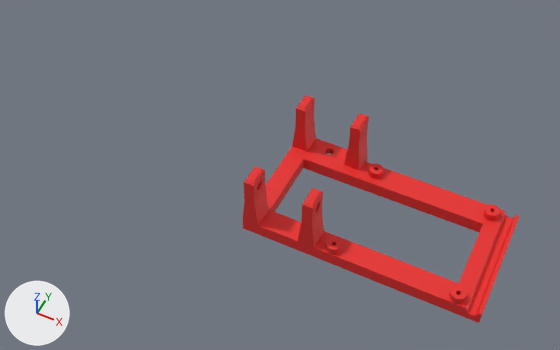
The Blender file 3d/tilter.blend: old version first, new version second.
The view is the same before and after, from a 50 mm camera at (71.0, -206.0, 268.0) aimed at (-35.0, 6.0, 3.0). Every picture has the same lights, and +X, +Y and +Z are marked at lower left.
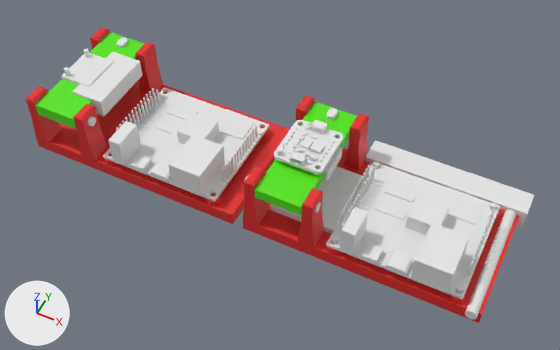
Pixel boxes [x1, y1, x2, y2] of what changed, in the pictures (560 x 350 px):
'base_pcb', shown: after [326, 161, 500, 300]
'base_pcb.001', added: after [103, 88, 269, 202]
'Cube.007', shown, added: after [36, 80, 290, 224]
'Cube.004', shown: after [365, 140, 534, 228]
'Cube.008', shown, added: after [26, 27, 163, 161]
'Cube.001', shown (green): after [255, 102, 357, 215]
'4754 BNO085 STEMMA QT', shown: after [274, 120, 343, 174]
'Cube.009', added, shown (green): after [35, 32, 144, 129]
'Cube.010', added: after [72, 52, 142, 116]
'Cube.005', shown: after [270, 166, 362, 234]
'Cylinder.005', shown: after [465, 209, 516, 319]
'Cube.006', added: after [61, 53, 114, 87]
'Cube.002', shown: after [323, 147, 342, 182]
'Cylinder.006', shown, added: after [104, 92, 269, 207]
'Cylinder', shown: after [331, 162, 497, 294]
'Cylinder.007', shown: after [326, 108, 337, 120]
'Cylinder.010', added: after [117, 38, 128, 48]
'Cylinder.009', added: after [64, 49, 90, 76]
'Cylinder.008', added: after [88, 116, 96, 127]
'Cylinder.003', shown: after [275, 124, 341, 177]
'Cylinder.002', shown: after [277, 148, 283, 156]
'Cylinder.004', shown: after [245, 176, 321, 213]

Edits to the bpy script that builds the scene:
```text
Add me_cube_009:
    me_cube_009.from_pydata([(-4.1, -5.3, -26.8), (-4.1, -5.3, -7.1), (-4.1, 0.0, -26.8), (-4.1, 0.0, -7.1), (0.0, -5.3, -26.8), (0.0, -5.3, -7.1), (0.0, 0.0, -26.8), (0.0, 0.0, -7.1)], [(7, 6)], [(0, 1, 3, 2), (4, 5, 1, 0), (2, 6, 4, 0), (7, 3, 1, 5)])
    me_cube_009.materials.append(mat_material_003)  # green #54e703
Change ob_base_pcb:
    remove ob_base_pcb.hide_set(True)
Change ob_4754_bno085_stemma_qt:
    remove ob_4754_bno085_stemma_qt.hide_set(True)
Change ob_cube_002:
    remove ob_cube_002.hide_set(True)  # its collection is switched off
Change ob_cylinder:
    remove ob_cylinder.hide_set(True)  # its collection is switched off
Change ob_cylinder_002:
    remove ob_cylinder_002.hide_set(True)  # its collection is switched off
Change ob_cube_004:
    remove ob_cube_004.hide_set(True)  # its collection is switched off
Change ob_cylinder_004:
    remove ob_cylinder_004.hide_set(True)  # its collection is switched off
Change ob_cylinder_005:
    remove ob_cylinder_005.hide_set(True)  # its collection is switched off
Change ob_cube_005:
    remove ob_cube_005.hide_set(True)  # its collection is switched off
Change ob_cylinder_007:
    remove ob_cylinder_007.hide_set(True)  # its collection is switched off
Change ob_cube_001:
    remove ob_cube_001.hide_set(True)
Change ob_cylinder_003:
    remove ob_cylinder_003.hide_set(True)
Add ob_cube_009:
    ob_cube_009 = bpy.data.objects.new('Cube.009', me_cube_009)  # modifiers BOOLEAN, MIRROR, MIRROR, BOOLEAN, BOOLEAN, BOOLEAN, BOOLEAN, BOOLEAN
    ob_cube_009.location = (-136.4, 8.7, 24.7)
    ob_cube_009.scale = (2.66, 5.61, 0.312)
Add ob_cube_010:
    ob_cube_010 = bpy.data.objects.new('Cube.010', me_cube_011)  # a box spanning x -10.0..10.0, y -10.0..10.0, z -10.0..10.0
    ob_cube_010.location = (-128.1, 8.7, 19.5)
    ob_cube_010.scale = (0.8, 1.63, 0.457)
Add ob_cylinder_008:
    ob_cylinder_008 = bpy.data.objects.new('Cylinder.008', me_cylinder_004.copy())  # the mesh of ob_cylinder_004
    ob_cylinder_008.location = (-135.4, -16.3, 19.5)
    ob_cylinder_008.scale = (1.0, 1.47, 1.47)
Add ob_cylinder_009:
    ob_cylinder_009 = bpy.data.objects.new('Cylinder.009', me_cylinder_009)  # 64 vertices, 34 faces; spans x -7.0..-4.6, y -8.9..-6.5, z -26.0..0.0; modifiers MIRROR
    ob_cylinder_009.location = (-139.1, 8.7, 28.0)
    ob_cylinder_009.scale = (1.0, 1.0, 0.427)
Add ob_cylinder_010:
    ob_cylinder_010 = bpy.data.objects.new('Cylinder.010', me_cylinder_005.copy())  # the mesh of ob_cylinder_007
    ob_cylinder_010.location = (-136.4, 33.5, 19.5)
    ob_cylinder_010.scale = (0.929, 0.929, 0.929)
Add ob_cylinder_006:
    ob_cylinder_006 = bpy.data.objects.new('Cylinder.006', me_cylinder_001.copy())  # the mesh of ob_cylinder_001; modifiers ARRAY, ARRAY, BOOLEAN
    ob_cylinder_006.location = (-111.5, -17.9, 0.1)
Add ob_cube_008:
    ob_cube_008 = bpy.data.objects.new('Cube.008', me_cube_004.copy())  # the mesh of ob_cube_003; modifiers MIRROR, MIRROR, BOOLEAN
    ob_cube_008.location = (-136.4, 8.7, 25.2)
Add ob_cube_007:
    ob_cube_007 = bpy.data.objects.new('Cube.007', me_cube_001.copy())  # the mesh of ob_cube; modifiers BOOLEAN, BOOLEAN, BOOLEAN, BOOLEAN, BOOLEAN
    ob_cube_007.location = (-81.1, -17.9, -6.4)
    ob_cube_007.scale = (5.86, 1.0, 1.0)
Add ob_base_pcb_001:
    ob_base_pcb_001 = bpy.data.objects.new('base_pcb.001', me_base_pcb.copy())  # the mesh of ob_base_pcb
    ob_base_pcb_001.location = (-114.0, 0.0, 0.0)
Add ob_cube_006:
    ob_cube_006 = bpy.data.objects.new('Cube.006', me_cube_011.copy())
    ob_cube_006.location = (-139.1, 8.7, 23.5)
    ob_cube_006.scale = (0.8, 1.0, 0.1)
```
